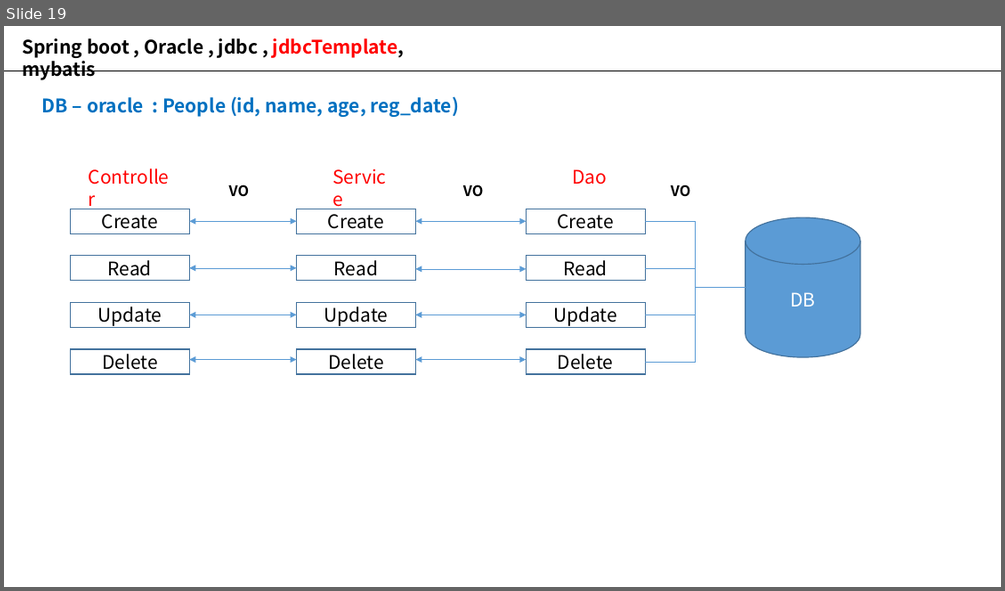
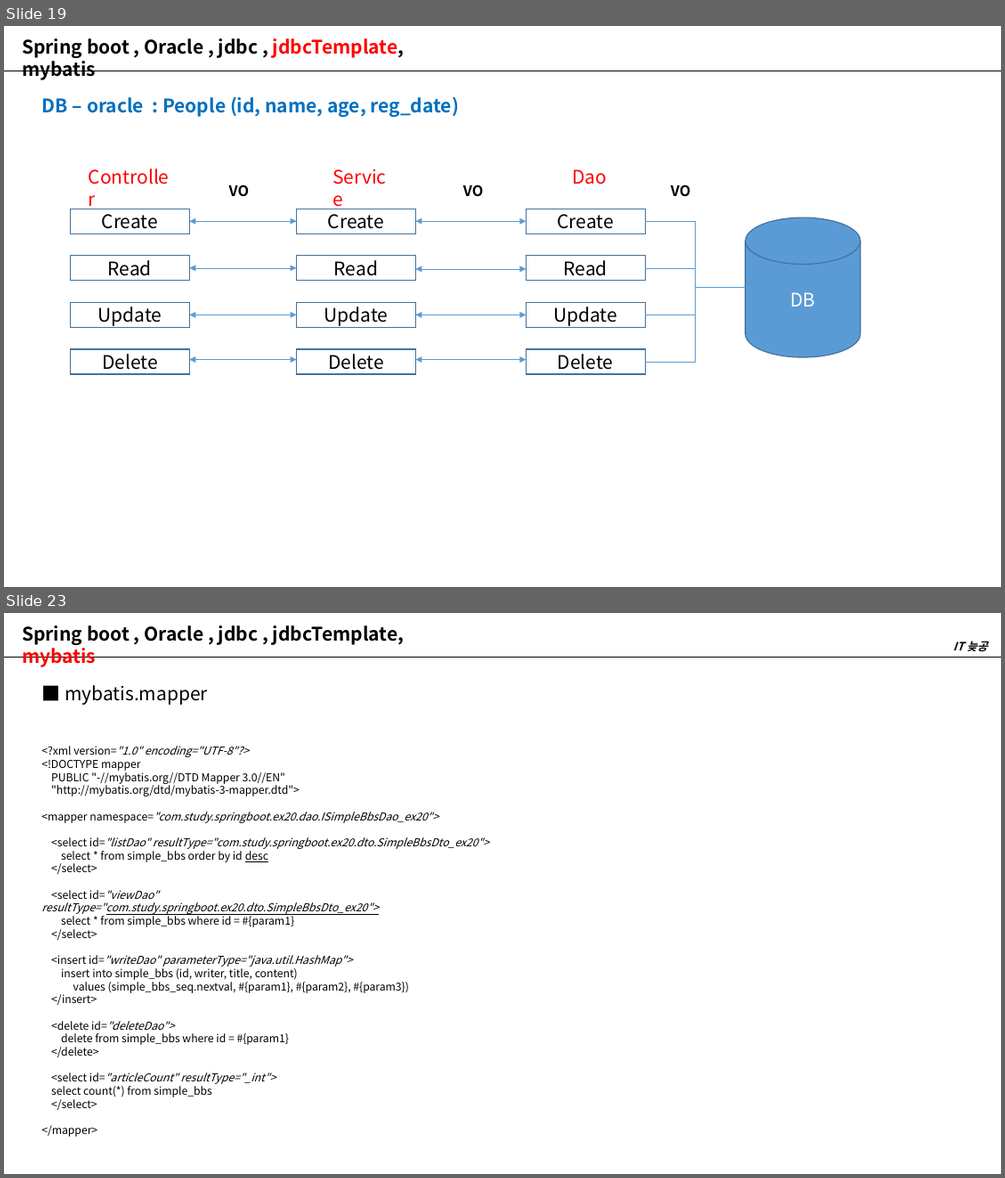
Before and after one commit to dhkim-githup/YouTube, a slide deck: newwork/Model2_Spring.pptx. Shown one above the other, each under a label of ours: slide 19 before the commit, slides 19 and 23 after it; the slides between them are not shown. The pictures are 1005x591 and 1005x1178 pixels, drawn with LibreOffice and Linux fonts; fonts in the diff are those of the drawing. Boxes give left, top, right and bottom in pixels: in the first picture for what was removed or moved away, otherwise in the second. Text is boxed around its words. In the diff, an @@ line names an element or a change of style, - is before the commit and + after.

```diff
--- a/newwork/Model2_Spring.pptx
+++ b/newwork/Model2_Spring.pptx
@@ slide 23 added at bbox=[4, 613, 1001, 1174], background #FFFFFF @@
@@ text added at bbox=[22, 625, 404, 667], 18 pt, text #000000, bold @@
+Spring boot , Oracle , jdbc , jdbcTemplate, mybatis
@@ line added from (4, 657) to (1001, 657), #000000 0.5 pt @@
@@ text added at bbox=[953, 641, 987, 651], 11 pt, text #000000, bold, italic @@
+IT 늦공
@@ text added at bbox=[65, 685, 208, 705], 18 pt, text #000000 @@
+■ mybatis.mapper
@@ text added at bbox=[41, 746, 489, 1136], 10.5 pt, text #000000 @@
+<?xml version="1.0" encoding="UTF-8"?>
+<!DOCTYPE mapper
+PUBLIC "-//mybatis.org//DTD Mapper 3.0//EN"
+"http://mybatis.org/dtd/mybatis-3-mapper.dtd">
+<mapper namespace="com.study.springboot.ex20.dao.ISimpleBbsDao_ex20">
+<select id="listDao" resultType="com.study.springboot.ex20.dto.SimpleBbsDto_ex20">
+select * from simple_bbs order by id desc
+</select>
+<select id="viewDao" resultType="com.study.springboot.ex20.dto.SimpleBbsDto_ex20">
+select * from simple_bbs where id = #{param1}
+</select>
+<insert id="writeDao" parameterType="java.util.HashMap">
+insert into simple_bbs (id, writer, title, content)
+values (simple_bbs_seq.nextval, #{param1}, #{param2}, #{param3})
+</insert>
+<delete id="deleteDao">
+delete from simple_bbs where id = #{param1}
+</delete>
+<select id="articleCount" resultType="_int">
+select count(*) from simple_bbs
+</select>
+</mapper>
```
Also in this commit, not shown: 1 slide changed, 4 other slides added, 1 other file.
